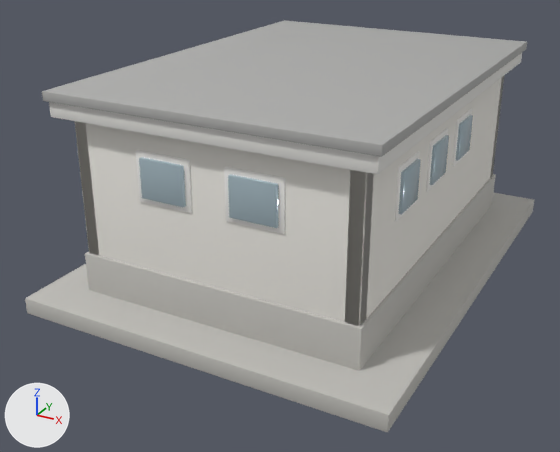
One commit to the glTF model models/th22_garage.glb: the scene before it, then after it.
Both versions are drawn from a 50 mm camera at (6.1, -12.48, 6.72) aimed at (-0.39, -0.69, 0.83). Lighting does not change. The marker at lower left points along +X, +Y and +Z. The older version comes first. Where no turn or scale is listed for an object, it has been applied to the vertices. Vertices at exactly the same position are counted once.
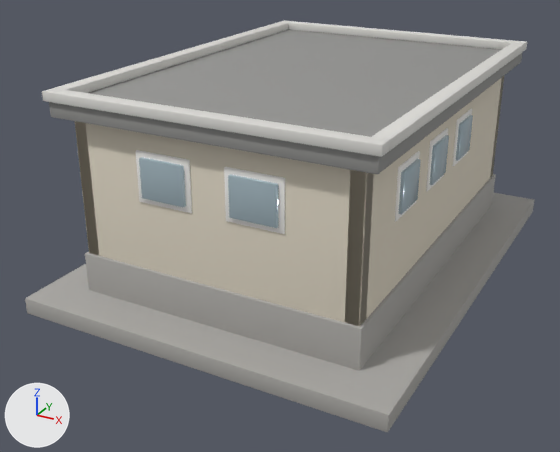
Where the newer file only moved an object's origin or applied its transform, the numbers keep the older frame.

Patch to the scene script:
```diff
--- a/models/th22_garage.glb.py
+++ b/models/th22_garage.glb.py
@@ mat_sockelbeton @@
 mat_sockelbeton = principled_material('Sockelbeton')
-mat_sockelbeton.base_color = (0.52, 0.51, 0.48)  # light grey #bfbdb8
+mat_sockelbeton.base_color = (0.4, 0.39, 0.37)  # grey #aaa8a4
 mat_sockelbeton.roughness = 0.94
@@ mat_dachrand @@
 mat_dachrand = principled_material('Dachrand')
-mat_dachrand.base_color = (0.42, 0.42, 0.41)  # grey #adadac
+mat_dachrand.base_color = (0.3, 0.3, 0.29)  # grey #959593
 mat_dachrand.roughness = 0.86
@@ mat_garagenwand @@
 mat_garagenwand = principled_material('Garagenwand')
-mat_garagenwand.base_color = (0.84, 0.82, 0.77)  # white #eceae3
+mat_garagenwand.base_color = (0.74, 0.68, 0.56)  # pale yellow #dfd7c5
 mat_garagenwand.roughness = 0.9
@@ me_cube_032 @@
 me_cube_032.from_pydata(...)  # 56 vertices, 108 faces; spans x -2.75..2.75, y -3.85..3.85, z -0.13..0.13
-me_cube_032.materials.append(mat_decke)  # white #e7e6e2
+me_cube_032.materials.append(mat_dachrand)  # grey #959593
@@ me_cube_033 @@
 # used by ob_cube_033; location = (0.0, 0.0, 3.74)
-me_cube_033.from_pydata(...)  # 56 vertices, 108 faces; spans x -2.81..2.81, y -3.91..3.91, z -0.08..0.08
-me_cube_033.materials.append(mat_dachrand)  # grey #adadac
+me_cube_033.from_pydata(...)  # 56 vertices, 108 faces; spans x -2.81..2.81, y -3.91..-3.65, z -0.08..0.08
+# me_cube_033 part 1: the whole mesh is scaled about its middle by (1, 0.031, 1), then moved by (0.0, -3.78, 0.0)
+me_cube_033.materials.append(mat_decke)  # light grey #dddbd7
@@ me_cube_035 @@
 # used by ob_cube_035; location = (0.0, -1.8, 3.2)
-me_cube_035.from_pydata(...)  # 56 vertices, 108 faces; spans x -0.55..0.55, y -0.11..0.11, z -0.07..0.07
-me_cube_035.materials.append(mat_deckenleuchte)  # white #fff9ea, glowing pale yellow #fff7e2
+me_cube_035.from_pydata(...)  # 56 vertices, 108 faces; spans x -0.13..0.13, y -3.65..3.65, z -0.08..0.08
+# me_cube_035 part 2: 56 of 56 vertices moved; they spanned x -0.55..0.55, y -0.11..0.11, z -0.07..0.07 and now span x -0.13..0.13, y -3.65..3.65, z -0.08..0.08; mean shift (0.0, 0.0, 0.0)
+me_cube_035.materials.append(mat_decke)  # light grey #dddbd7
@@ me_cube_036 @@
 # used by ob_cube_036; location = (0.0, 1.6, 3.2)
-me_cube_036.from_pydata(...)  # 56 vertices, 108 faces; spans x -0.55..0.55, y -0.11..0.11, z -0.07..0.07
-me_cube_036.materials.append(mat_deckenleuchte)  # white #fff9ea, glowing pale yellow #fff7e2
+me_cube_036.from_pydata(...)  # 56 vertices, 108 faces; spans x -0.13..0.13, y -3.65..3.65, z -0.08..0.08
+# edits to the shape of me_cube_036 do not show in these pictures
+me_cube_036.materials.append(mat_decke)  # light grey #dddbd7
```

Boxes (x1, y1, x2, y2) around the edits, measured in the pictures (560 x 452 px; the box of a moved part takes in the faces that stretch with it):
'Cube.033', recoloured, moved, rescaled (grey to light grey, 28% narrower, 49% shorter)
    before: (42, 20, 527, 157)
    after: (42, 88, 390, 157)
'Cube.009', recoloured (white to pale yellow)
    both: (75, 122, 374, 326)
'Cube.032', recoloured
    both: (49, 53, 522, 174)
'Cube', recoloured (light grey to grey)
    both: (25, 193, 534, 432)
'Cube.015', recoloured (light grey to grey)
    both: (85, 174, 496, 371)
'Cube.012', recoloured (white to pale yellow)
    both: (345, 77, 504, 325)
'Cube.036', recoloured (pale yellow to light grey)
    both: (372, 43, 524, 151)
'Cube.010', recoloured
    both: (75, 121, 99, 256)
'Cube.007', recoloured
    both: (490, 76, 504, 178)
part 1 of me_cube_033, moved or reshaped
    before: (45, 20, 527, 156)
    after: (45, 88, 390, 156)
part 2 of me_cube_035, moved or reshaped (not visible before)
    after: (55, 22, 288, 93)
'Cube.034', unchanged, uncovered by the edit
    after: (281, 20, 527, 51)
